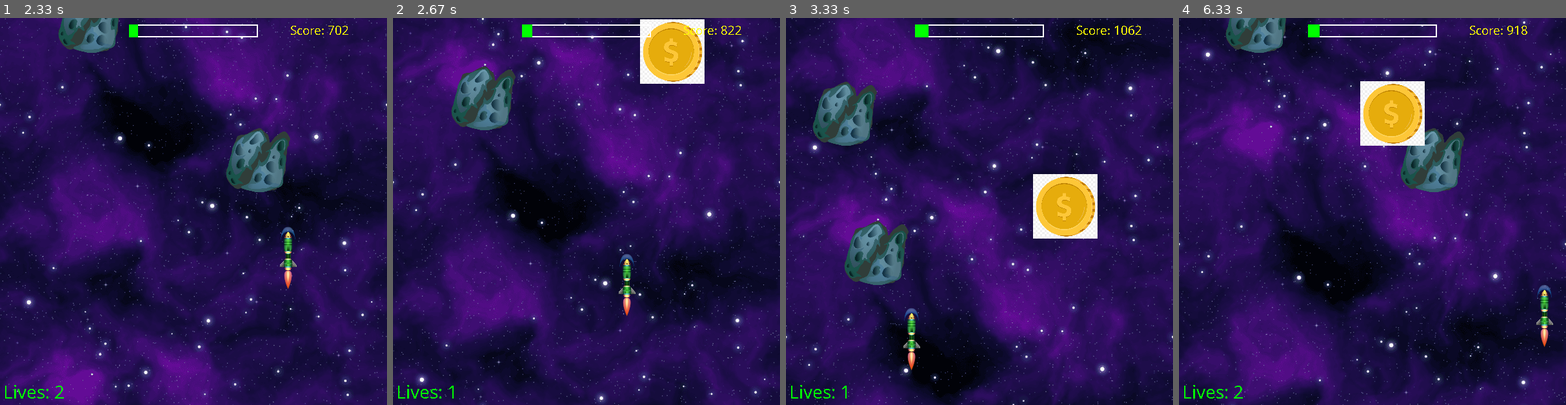
Above: before the commit, frames 1-4 (left to right).
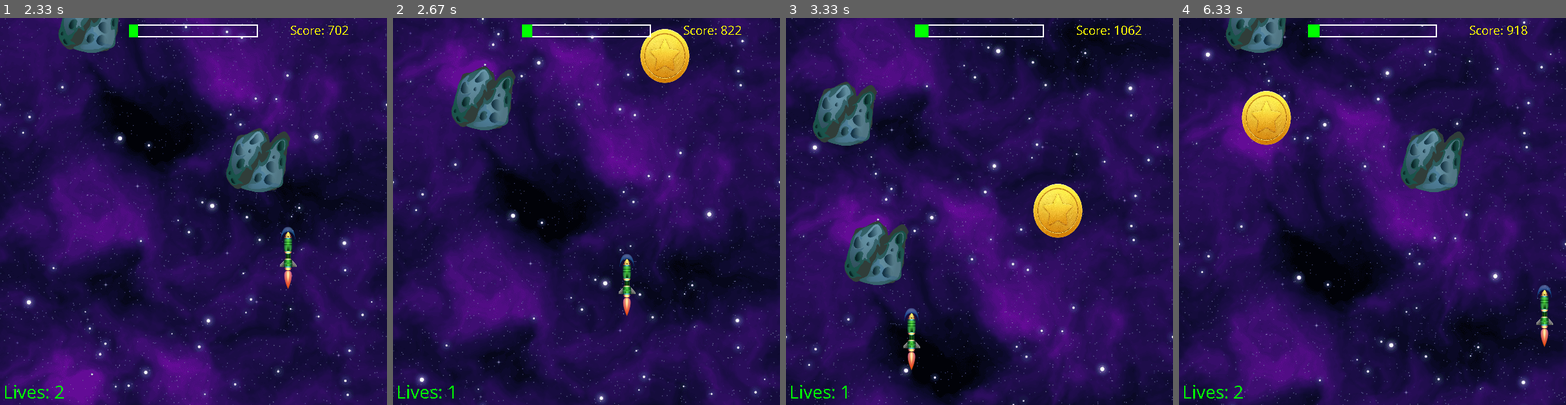
Above: after the commit, the same moments.

Repository: AndrewFagan04/CS_370_AwexomeCross
Game: pygame game, started from Cycle/main.py
Two runs of this game, one before a commit and one after it. Both use one fixed random seed, a clock stepped at 60 frames per second and the inputs below.
Inputs:
- Up to frame 1 (2.33 s): click "Play" at 0.38 s; hold D 0.67-1.13 s; hold W 1.17-1.47 s; hold D 1.5-1.97 s; hold A from 2 s (still down)
- Up to frame 2 (2.67 s): release A at 2.53 s; hold S from 2.57 s (still down)
- Up to frame 3 (3.33 s): release S at 2.87 s; hold A 2.9-3.3 s
- Up to frame 4 (6.33 s): click "Try again" at 3.78 s; hold D 4.07-4.7 s; hold S 4.73-5.1 s; hold A 5.13-5.6 s; hold D 5.63-6.1 s; hold W from 6.13 s (still down)

Frame 1 is identical in both runs. In frame 2, 2.5% of the frame differs, in the area x 63-81%, y 0-17%; in frame 3, 2.5%; in frame 4, 4.2%, in the area x 16-64%, y 16-33%.

Commit message:
added the sound effects and a different powerup sprite

Diff:
--- a/Cycle/main.py
+++ b/Cycle/main.py
@@ -20,7 +20,11 @@
 timer = pygame.time.Clock()
 obstacle_speed = 3
 obstacle_interval = 600  # how fast obstacles spawn
+#powerup_interval = random.randint(2000, 5000)
 powerup_interval = 2000
+
+death_sound = pygame.mixer.Sound("deathSound.wav")
+hit_sound = pygame.mixer.Sound("hit.wav")
 
 player_images = [pygame.transform.scale(pygame.image.load(join('sprites',f'player{i}.png')).convert_alpha(), (28,103)) for i in range(1, 5)]
 
@@ -84,10 +88,23 @@
                 all_sprites.add(new_obstacle)
                 obstacle_group.add(new_obstacle)
             elif event.type == powerup_event and not game_finished:
-                #create invincibility powerup
-                new_powerup = Invincibility(obstacle_speed, WIDTH, LENGTH)
-                all_sprites.add(new_powerup)
-                powerup_group.add(new_powerup)
+                powerup_spawned = False
+                while not powerup_spawned:
+                    # make powerup
+                    new_powerup = Invincibility(obstacle_speed, WIDTH, LENGTH)
+
+                    # check collision with obstacle
+                    collided_obstacles = pygame.sprite.spritecollide(new_powerup, obstacle_group, dokill=False)
+                    if collided_obstacles:
+                        new_powerup.kill()
+                    # If no collision, add the power-up to the groups and break the loop
+                    if not collided_obstacles:
+                        all_sprites.add(new_powerup)
+                        powerup_group.add(new_powerup)
+                        powerup_spawned = True  # Exit the loop after successful spawn
+                    else:
+                        # Optional: You could also reposition the power-up here if needed
+                        print("Power-up repositioned due to collision with obstacle.")
 
         obstacle_group.update()
         powerup_group.update()
@@ -137,6 +154,7 @@
             collided_obstacles = pygame.sprite.spritecollide(playerInst, obstacle_group, dokill=False)
             for obstacle in collided_obstacles:
                 obstacle.kill()  # remove obstacle after hitting it
+                pygame.mixer.Sound.play(hit_sound)
                 lives -= 1
 
 
@@ -167,6 +185,7 @@
 
         # Check if lives ran out
         if lives <= 0:
+            pygame.mixer.Sound.play(death_sound)
             screens.game_over_screen(WIDTH, LENGTH, window, game_loop)
 
         # Display lives
@@ -183,9 +202,7 @@
         pygame.draw.rect(window, BLUE, finish_line)
 
          # Calculate progress
-        distance_covered = abs(playerInst.rect.y)
-        progress = 1- (finish_line_y / total_distance)
-        print(progress)
+        progress = 1 - (finish_line_y / total_distance)
 
         # Draw progress bar
         progress_bar_width = 200
--- a/Cycle/powerups.py
+++ b/Cycle/powerups.py
@@ -7,9 +7,9 @@
     def __init__(self, obstacle_speed, WIDTH, LENGTH):
         super().__init__()
         #self.image = pygame.image.load("C:/Users/Danyal/CS_370_danyalm/CS_370_AwexomeCross/Cycle/sprites/coin.png")
-        self.image = pygame.image.load(join('Cycle\sprites',"coin.png"))
+        self.image = pygame.image.load(join('Cycle\sprites',"goldcoin22.png"))
 
-        self.image = pygame.transform.scale(self.image, (100, 100))
+        self.image = pygame.transform.scale(self.image, (150, 90))
         self.rect = self.image.get_rect()
         self.rect.x = random.randint(0, WIDTH - self.rect.width)
         self.rect.y = -self.rect.height
Binary file added: Cycle/sprites/goldcoin22.png
